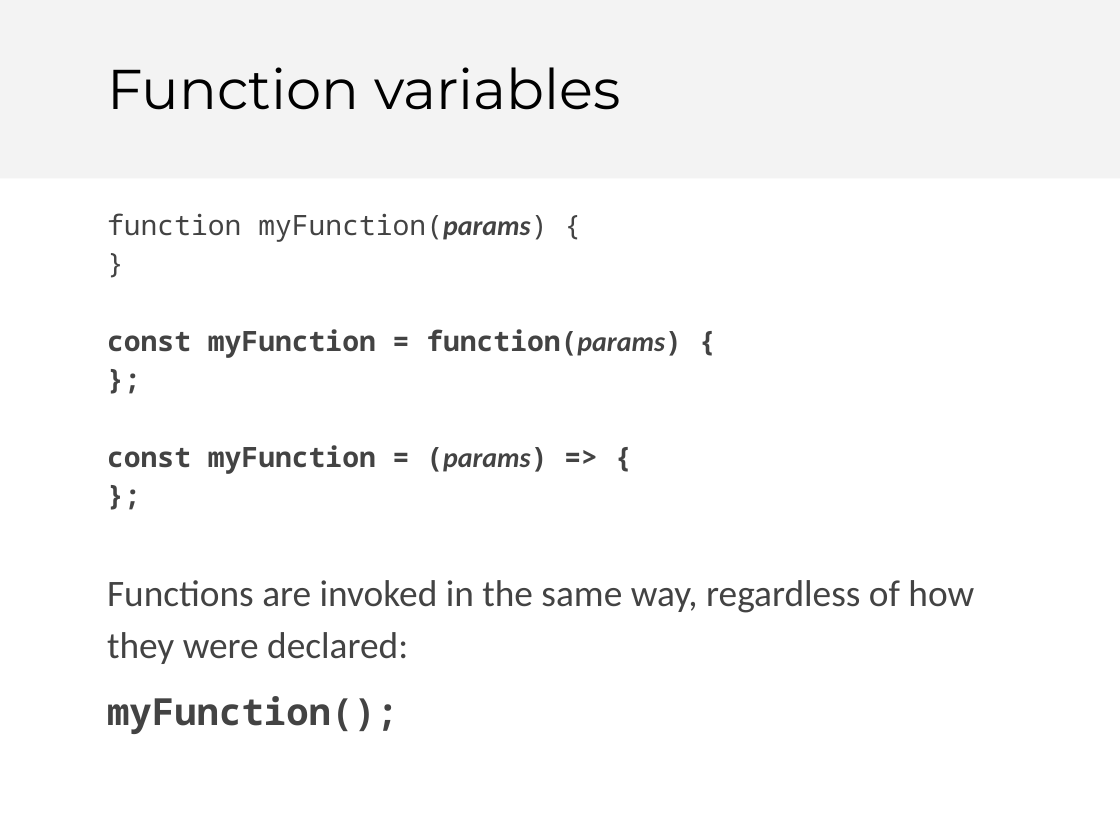
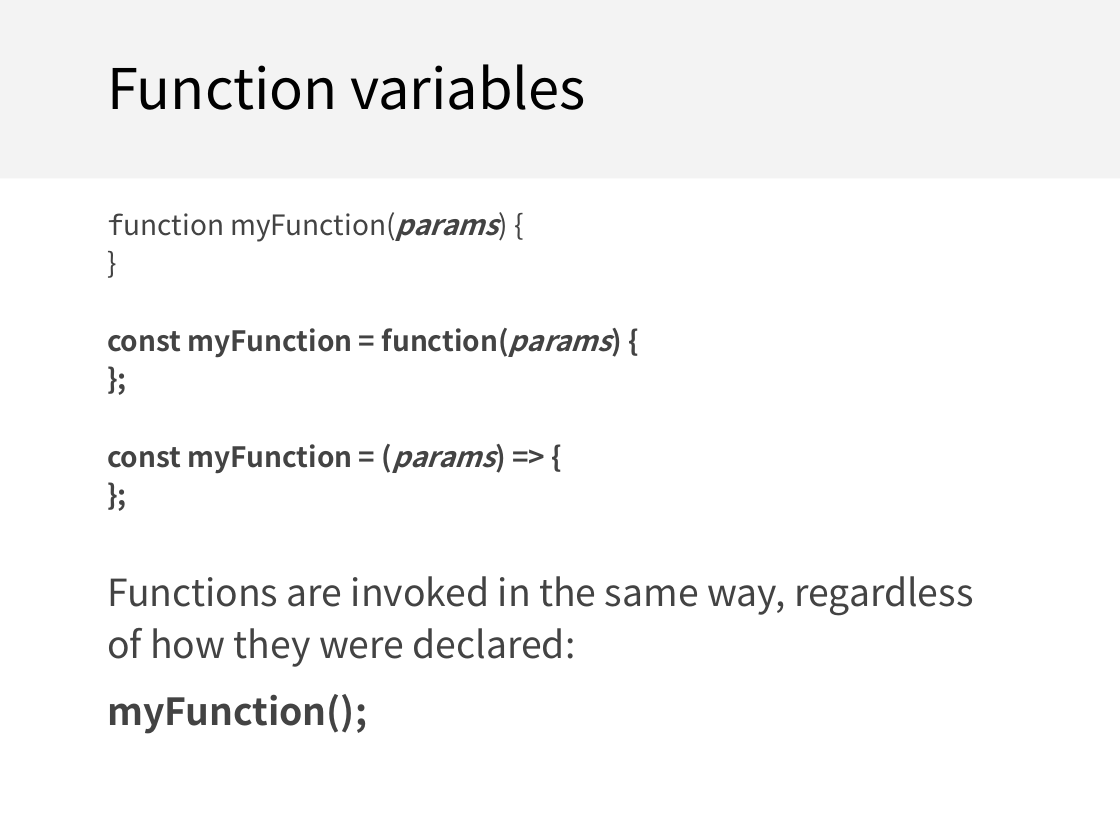
Before and after one commit to fullstackccu/fullstackccu.github.io, a slide deck: slide 50 of lectures/13/lecture13.odp (slide 52 before the commit). Drawn at 1120x840 pixels with LibreOffice and Linux fonts; fonts in the diff are those of the drawing. Boxes give left, top, right and bottom in pixels: in the first picture for what was removed or moved away, otherwise in the second. Text is boxed around its words. In the diff, an @@ line names an element or a change of style, - is before the commit and + after.

```diff
--- a/lectures/13/lecture13.odp
+++ b/lectures/13/lecture13.odp
@@ title "Function variables" at (107, 64, 586, 110): font Montserrat to Noto Sans CJK SC @@
@@ text "function myFunction(params) {" at (107, 212, 973, 734): font Noto Sans Mono to Noto Sans CJK SC in "function myFunction(params) {", "}", "const myFunction = function(params) {", "};" and 3 more places; font Calibri to Noto Sans CJK SC in "myFunction(params)", "function(params)", "(params)", "Functions are invoked in the same way, ..." @@
```
Also in this commit, not shown: 8 other slides changed, 4 slides removed, 1 other file.
